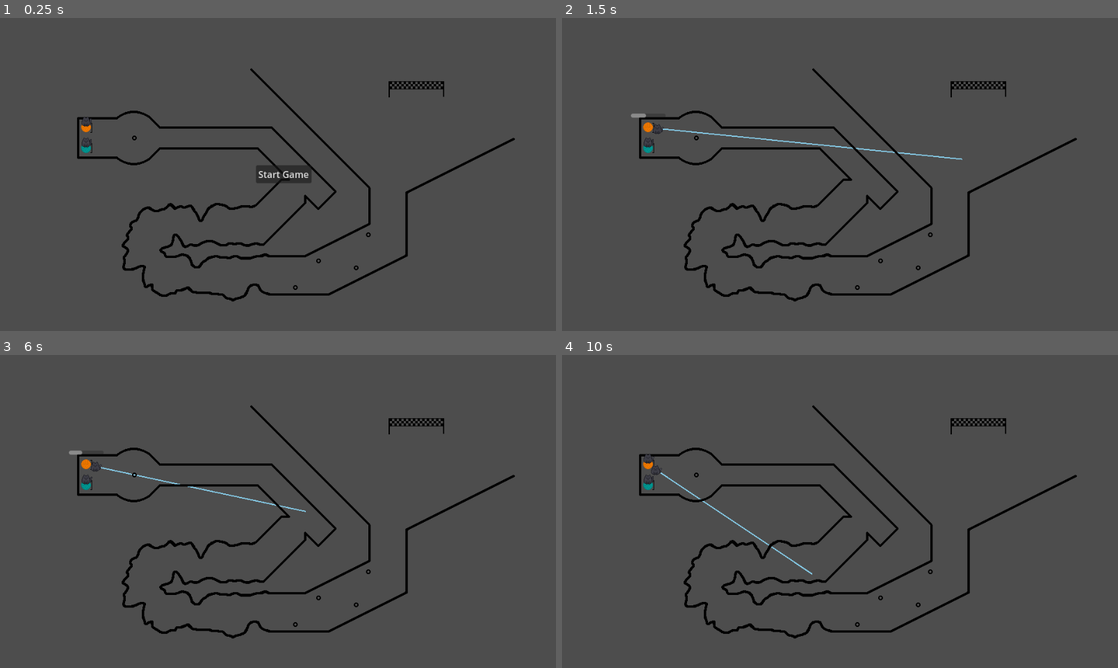
Above: before the commit, frames 1-4 (two rows, left to right).
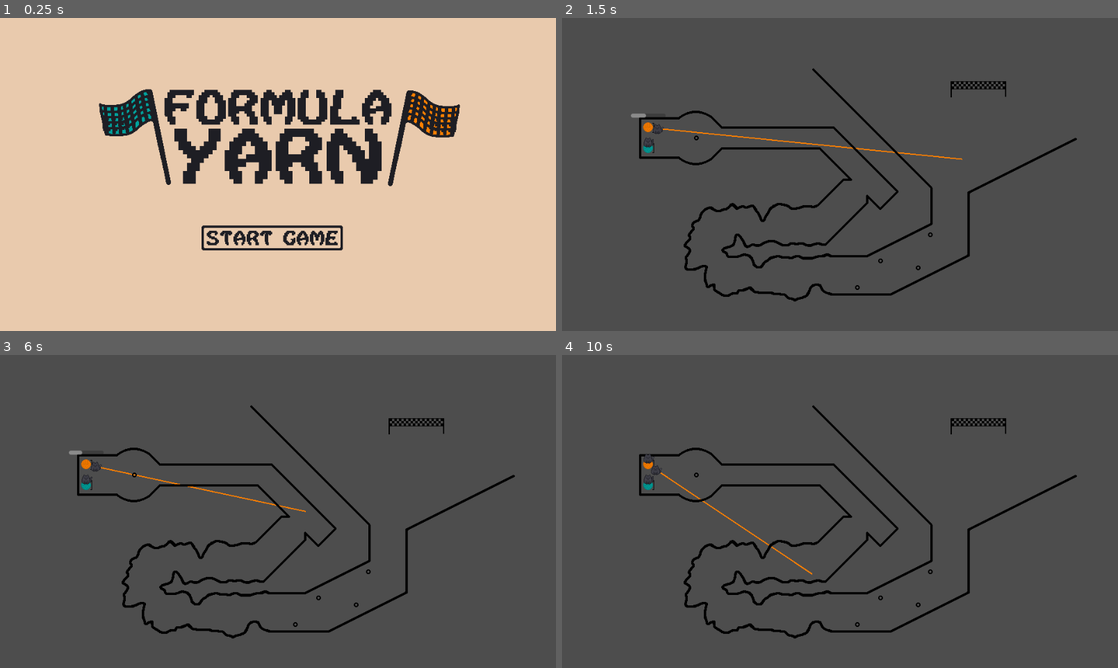
Above: after the commit, the same moments.

Repository: Anna-Toosey/Black-cat-jam-2024
Game: Godot game, scene res://scenes/main.tscn
Same seed, same stepped clock (60 frames per second), same inputs: the game is played once before the commit and once after it.
Inputs (mouse positions are in pixels of both pictures, inside the frame that each line leads up to; where the layout moved, square brackets give the same spot in the first picture):
- Up to frame 1 (0.25 s): no input
- Up to frame 2 (1.5 s): click (834, 237) [845, 174] at 0.5 s; tap Enter at 1.25 s; move the mouse to (962, 158) at 1.27 s; press the mouse at (962, 158) at 1.28 s
- Up to frame 3 (6 s): move the mouse to (166, 527) at 2.02 s; release the mouse at (166, 527) at 2.03 s; click (166, 527) at 2.1 s; tap Space at 2.75, 4.25, 5.75 s; move the mouse to (333, 442) at 2.77 s; press the mouse at (333, 442) at 2.78 s; tap Enter at 3.5, 5 s; move the mouse to (250, 574) at 3.52 s; release the mouse at (250, 574) at 3.53 s; click (250, 574) at 3.6 s; move the mouse to (444, 558) at 4.27 s; press the mouse at (444, 558) at 4.28 s; move the mouse to (111, 464) at 5.02 s; release the mouse at (111, 464) at 5.03 s; click (111, 464) at 5.1 s; move the mouse to (305, 511) at 5.77 s; press the mouse at (305, 511) at 5.78 s
- Up to frame 4 (10 s): move the mouse to (756, 433) at 6.52 s; release the mouse at (756, 433) at 6.53 s; click (756, 433) at 6.6 s; move the mouse to (962, 495) at 7.27 s; press the mouse at (962, 495) at 7.28 s; move the mouse to (728, 527) at 8.02 s; release the mouse at (728, 527) at 8.03 s; click (728, 527) at 8.1 s; move the mouse to (895, 442) at 8.77 s; press the mouse at (895, 442) at 8.78 s; move the mouse to (812, 574) at 9.52 s; release the mouse at (812, 574) at 9.53 s; click (812, 574) at 9.6 s

The runs differ from the first frame. In frame 1, 99% of the frame differs, in the area x 0-100%, y 0-100%; in frame 2, 0.3%; in frame 3, 0.2%; in frame 4, 0.2%.

Commit message:
ADD: UI and line colour

Diff:
--- a/scenes/main.gd
+++ b/scenes/main.gd
@@ -12,10 +12,10 @@
 
 func _draw():
 	if player_one.aiming and player_one.pivot_position.distance_to(player_one.cursor_position) >= 24:
-		draw_line(player_one.pivot_position + player_one.pivot_position.direction_to(player_one.cursor_position) * 24, player_one.cursor_position, Color.SKY_BLUE, 2)
+		draw_line(player_one.pivot_position + player_one.pivot_position.direction_to(player_one.cursor_position) * 24, player_one.cursor_position, Color.html("#ff8000") , 2)
 
 	if player_two.aiming and player_two.pivot_position.distance_to(player_two.cursor_position) >= 24:
-		draw_line(player_two.pivot_position + player_two.pivot_position.direction_to(player_two.cursor_position) * 24, player_two.cursor_position, Color.CRIMSON, 2)
+		draw_line(player_two.pivot_position + player_two.pivot_position.direction_to(player_two.cursor_position) * 24, player_two.cursor_position, Color.html("#00a19c"), 2)
 
 func _on_start_button_pressed():
 	game_state_machine._on_transition_requested(game_state_machine.current_state, GameState.State.PLAYER1TURN)
--- a/scenes/main.tscn
+++ b/scenes/main.tscn
@@ -20,6 +20,10 @@
 [ext_resource type="Script" path="res://scenes/state_managers/game_states/game_player2_turn_state.gd" id="10_w5hi6"]
 [ext_resource type="Script" path="res://scenes/state_managers/game_states/game_player1_win_state.gd" id="11_rs5y5"]
 [ext_resource type="Texture2D" uid="uid://bnt716gmjm2at" path="res://assets/sprites/yarn/blueYarnMoving-Sheet.png" id="12_xh33f"]
+[ext_resource type="Texture2D" uid="uid://csmrrfys1w3qk" path="res://assets/sprites/ui/playButton.png" id="21_si3cs"]
+[ext_resource type="Texture2D" uid="uid://eu1cgsak8dde" path="res://assets/sprites/ui/background.png" id="21_sr38v"]
+[ext_resource type="Texture2D" uid="uid://mh8b8c30phor" path="res://assets/sprites/ui/player1Win.png" id="23_8y3vi"]
+[ext_resource type="Texture2D" uid="uid://c4lwi7pgmkgpf" path="res://assets/sprites/ui/player2Win.png" id="24_klmrw"]
 
 [sub_resource type="AtlasTexture" id="AtlasTexture_ba0jl"]
 atlas = ExtResource("5_jkntl")
@@ -768,13 +772,33 @@
 offset_right = 40.0
 offset_bottom = 40.0
 
-[node name="StartButton" type="Button" parent="UI"]
+[node name="TitleBackground" type="TextureRect" parent="UI"]
 layout_mode = 0
-offset_left = 442.0
-offset_top = 254.0
-offset_right = 538.0
-offset_bottom = 285.0
-text = "Start Game"
+offset_right = 40.0
+offset_bottom = 40.0
+texture = ExtResource("21_sr38v")
+
+[node name="StartButton" type="TextureButton" parent="UI"]
+layout_mode = 0
+offset_left = 348.0
+offset_top = 358.0
+offset_right = 592.0
+offset_bottom = 401.0
+texture_normal = ExtResource("21_si3cs")
+
+[node name="Player1Win" type="TextureRect" parent="UI"]
+visible = false
+layout_mode = 0
+offset_right = 40.0
+offset_bottom = 40.0
+texture = ExtResource("23_8y3vi")
+
+[node name="Player2Win" type="TextureRect" parent="UI"]
+visible = false
+layout_mode = 0
+offset_right = 40.0
+offset_bottom = 40.0
+texture = ExtResource("24_klmrw")
 
 [connection signal="player_one_wins" from="Finish" to="." method="_on_finish_player_one_wins"]
 [connection signal="player_two_wins" from="Finish" to="." method="_on_finish_player_two_wins"]
--- a/scenes/state_managers/game_states/game_player1_win_state.gd
+++ b/scenes/state_managers/game_states/game_player1_win_state.gd
@@ -1,7 +1,9 @@
 extends GameState
 
+@onready var player_1_win = $"../../UI/Player1Win"
+
 func enter():
-	print("player 1 wins")
+	player_1_win.visible = true
 
 func exit():
 	pass
--- a/scenes/state_managers/game_states/game_player2_win_state.gd
+++ b/scenes/state_managers/game_states/game_player2_win_state.gd
@@ -1,7 +1,8 @@
 extends GameState
+@onready var player_2_win = $"../../UI/Player2Win"
 
 func enter():
-	print("player 2 wins")
+		player_2_win.visible = true
 
 func exit():
 	pass
--- a/scenes/state_managers/game_states/game_start_state.gd
+++ b/scenes/state_managers/game_states/game_start_state.gd
@@ -1,6 +1,8 @@
 extends GameState
 
 @onready var start_button = $"../../UI/StartButton"
+@onready var title_background = $"../../UI/TitleBackground"
 
 func exit():
 	start_button.visible = false
+	title_background.visible = false
Not shown: 1 places in scenes/main.tscn that only renumber resources
